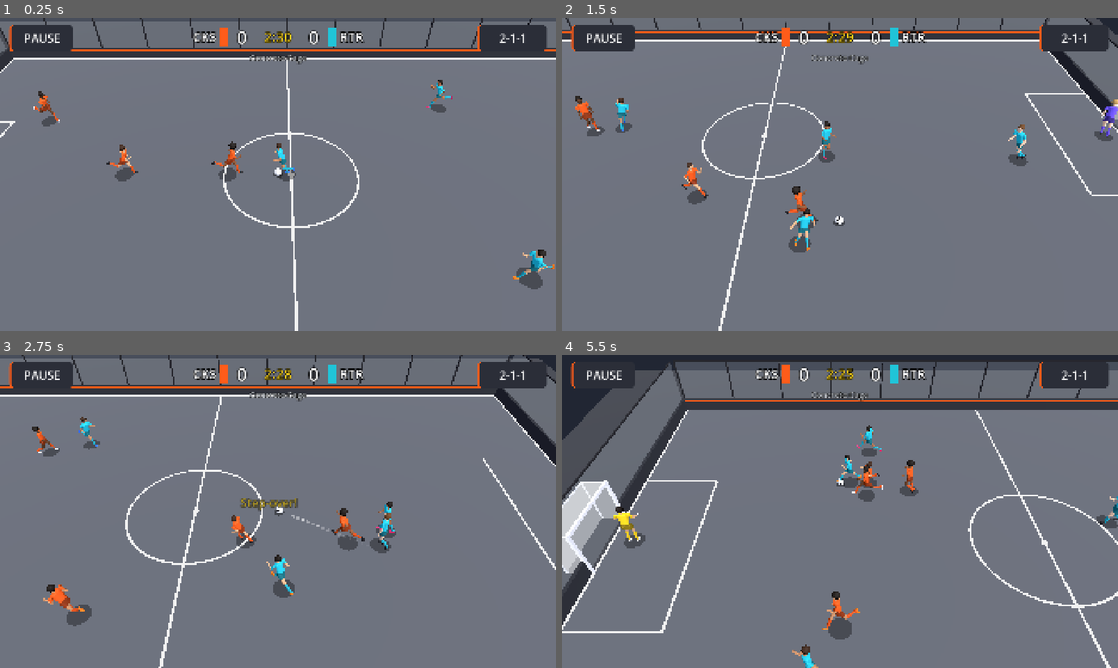
Above: before the commit, frames 1-4 (two rows, left to right).
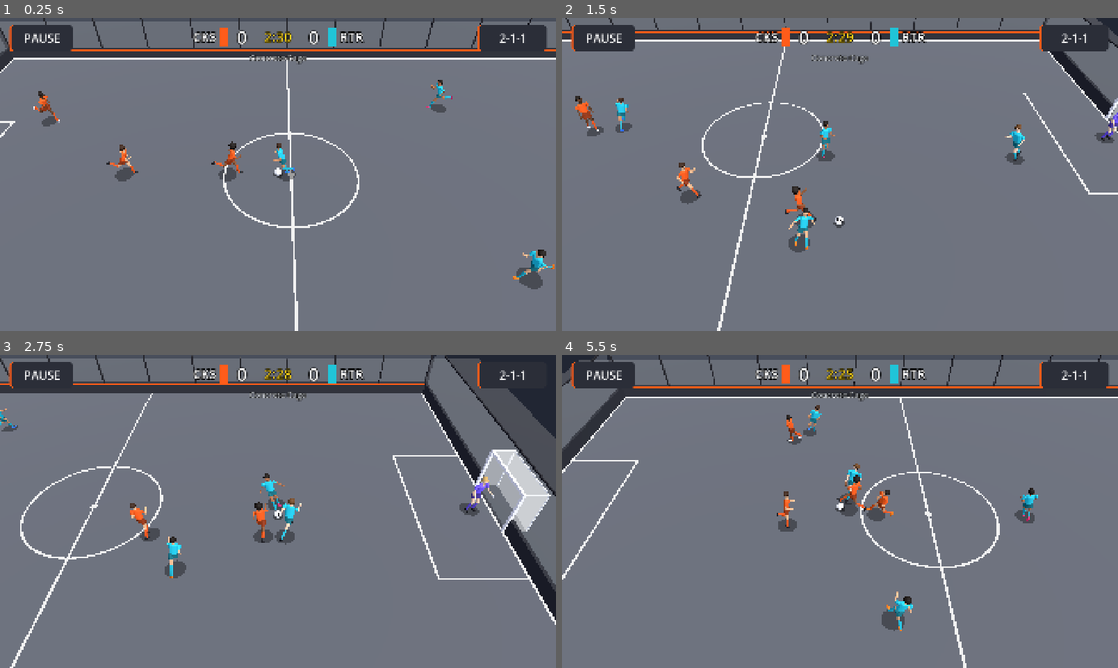
Above: after the commit, the same moments.

Repository: Ytyoussef123/RACING
Game: Godot game, scene res://tests/match_sim_test.tscn
The game is run twice, just before and just after one commit, with the same random seed, the same clock (stepped at 60 frames per second) and the same inputs. This scene is started directly instead of the project's main scene.
Inputs (mouse positions are in pixels of both pictures, inside the frame that each line leads up to):
- Up to frame 1 (0.25 s): no input
- Up to frame 2 (1.5 s): move the mouse to (962, 158) at 0.52 s; hold D 0.53-1.25 s; hold Ctrl 0.53-1.25 s; click (962, 158) at 0.67 s; tap Space at 0.77, 1.07 s; drag from (728, 190) to (812, 237) at 1.27 s
- Up to frame 3 (2.75 s): move the mouse to (333, 442) at 2.02 s; hold D from 2.03 s (still down); hold R from 2.03 s (still down)
- Up to frame 4 (5.5 s): release D at 2.75 s; release R at 2.75 s; drag from (812, 574) to (673, 464) at 2.77 s; move the mouse to (1006, 558) at 3.52 s; hold A 3.53-4.25 s; tap F at 3.6 s; tap Space at 3.77, 4.07 s; drag from (673, 464) to (756, 433) at 4.27 s; move the mouse to (867, 511) at 5.02 s; hold S from 5.03 s (still down); hold Shift from 5.03 s (still down); click (867, 511) at 5.17 s

The runs differ from the first frame. In frame 2, 2.2% of the frame differs, in the area x 0-100%, y 0-100%; in frame 3, 15%; in frame 4, 22%.

Commit message:
Street Football: spacing measured by phase; cover beside a deep carrier
MATCH SPACING now also prints each phase (with the ball, without it, loose
ball) to see where players bunch. With the ball deep in our half, the
cover no longer stands at the carrier's heels: he comes level and moves
across (cover_wide_z). Defensive cover 5 m behind the ball (was 4.5).

Co-Authored-By: Claude Opus 5.5 <noreply@anthropic.com>
Claude-Session: https://claude.ai/code/session_01DzDgJmNS4phE2fFBij9fZM

Diff:
--- a/street-football/data/config/ai.json
+++ b/street-football/data/config/ai.json
@@ -131,7 +131,8 @@
 	"cover_attack_depth": 10.0,
 	"cover_min_frac": 0.15,
 	"cover_z_follow": 0.3,
-	"cover_defend_depth": 4.5,
+	"cover_wide_z": 0.45,
+	"cover_defend_depth": 5.0,
 	"cover_min_goal_distance": 7.0,
 	"spacing_min": 5.0,
 	"spacing_push": 0.7,
--- a/street-football/scripts/ai/attack_roles.gd
+++ b/street-football/scripts/ai/attack_roles.gd
@@ -72,7 +72,7 @@
 	if absf(ball_z) >= Steering.num("forward_side_switch_z", 2.5):
 		brain.forward_side = -signf(ball_z)
 	var forward_spot := AttackShape.forward_spot(team, ctx, brain.forward_side)
-	var cover_spot := AttackShape.cover_spot(team, ctx)
+	var cover_spot := AttackShape.cover_spot(team, ctx, brain.forward_side)
 	brain.support_angle = AttackShape.best_support_angle(carrier, ctx, brain.support_angle, [forward_spot, cover_spot])
 	var spots := [AttackShape.support_spot(carrier, ctx, brain.support_angle), forward_spot, cover_spot]
 	_give_jobs(off, spots)
--- a/street-football/scripts/ai/attack_shape.gd
+++ b/street-football/scripts/ai/attack_shape.gd
@@ -26,7 +26,7 @@
 		elif s.attack_role == AiPlayerState.AttackRole.FORWARD:
 			target = forward_spot(player.team, ctx, brain.forward_side)
 		elif s.attack_role == AiPlayerState.AttackRole.COVER:
-			target = cover_spot(player.team, ctx)
+			target = cover_spot(player.team, ctx, brain.forward_side)
 		else:
 			target = FormationPositions.slot_target(player, ctx, true)
 		target = get_open(target, player.team)
@@ -71,13 +71,20 @@
 	return clamp_to_court(Vector3(team.frac_to_x(frac, court), 0.0, z), court)
 
 
-## Cover: cover_attack_depth behind the ball (not deeper than cover_min_frac), near the middle.
-static func cover_spot(team: Team, ctx: MatchContext) -> Vector3:
+## Cover: cover_attack_depth behind the ball, near the middle. When the ball is too deep for that
+## (cover_min_frac), he comes level with it and moves across to side `side` (cover_wide_z), so the
+## carrier has a square pass instead of a teammate at his heels.
+static func cover_spot(team: Team, ctx: MatchContext, side: float) -> Vector3:
 	var court := ctx.court
-	var frac := team.to_frac(ctx.ball.position.x, court) - Steering.num("cover_attack_depth", 10.0) / court.length
-	frac = maxf(frac, Steering.num("cover_min_frac", 0.15))
-	var z := ctx.ball.position.z * Steering.num("cover_z_follow", 0.3)
-	return clamp_to_court(Vector3(team.frac_to_x(frac, court), 0.0, z), court)
+	var ball := ctx.ball.position
+	var depth := Steering.num("cover_attack_depth", 10.0) / court.length
+	var frac := team.to_frac(ball.x, court) - depth
+	var min_frac := Steering.num("cover_min_frac", 0.15)
+	var z := ball.z * Steering.num("cover_z_follow", 0.3)
+	if frac < min_frac:
+		var wide := side * Steering.num("cover_wide_z", 0.45) * (court.half_width - 1.0)
+		z = lerpf(z, wide, clampf((min_frac - frac) / (depth * 0.5), 0.0, 1.0))
+	return clamp_to_court(Vector3(team.frac_to_x(maxf(frac, min_frac), court), 0.0, z), court)
 
 
 ## Run in behind: run_depth beyond the opponent's last outfield defender (not past
--- a/street-football/tests/match_sim_test.gd
+++ b/street-football/tests/match_sim_test.gd
@@ -19,6 +19,9 @@
 const CLOSE_PAIR := 3.0
 const CROWD_RADIUS := 4.0
 const CROWD_COUNT := 3
+## The same numbers for each side by phase of play: its side has the ball (or its pass is on the
+## way to a teammate), the other side has it, or the ball is loose.
+const PHASES: Array[String] = ["with the ball", "without the ball", "loose ball"]
 const SAFETY_SECONDS_PER_MATCH := 400.0
 
 var _match: Node
@@ -43,6 +46,11 @@
 var _crowd_samples := 0
 var _close_samples := 0
 var _side_samples := 0
+var _phase_sum: Array[float] = [0.0, 0.0, 0.0]
+var _phase_count: Array[int] = [0, 0, 0]
+var _phase_close: Array[int] = [0, 0, 0]
+var _phase_crowd: Array[int] = [0, 0, 0]
+var _phase_sides: Array[int] = [0, 0, 0]
 
 
 func _ready() -> void:
@@ -100,6 +108,11 @@
 
 func _sample_spacing(ctx: MatchContext) -> void:
 	for team in ctx.teams:
+		var phase := 2
+		if _has_ball(team, ctx):
+			phase = 0
+		elif _has_ball(team.opponent, ctx):
+			phase = 1
 		var outfield := team.outfield()
 		var near_ball := 0
 		var close_pair := false
@@ -111,14 +124,28 @@
 			if nearest < INF:
 				_spacing_sum += nearest
 				_spacing_count += 1
+				_phase_sum[phase] += nearest
+				_phase_count[phase] += 1
 				close_pair = close_pair or nearest < CLOSE_PAIR
 			if p.flat_distance_to(ctx.ball.position) < CROWD_RADIUS:
 				near_ball += 1
 		_side_samples += 1
+		_phase_sides[phase] += 1
 		if near_ball >= CROWD_COUNT:
 			_crowd_samples += 1
+			_phase_crowd[phase] += 1
 		if close_pair:
 			_close_samples += 1
+			_phase_close[phase] += 1
+
+
+## The side has the ball, or its pass is on the way to a teammate.
+static func _has_ball(team: Team, ctx: MatchContext) -> bool:
+	var holder := ctx.possession.holder
+	if holder != null:
+		return holder.team == team
+	var target := ctx.possession.pass_target
+	return target != null and target.team == team
 
 
 func _on_full_time(home: int, away: int) -> void:
@@ -151,6 +178,11 @@
 	var sides := maxf(1.0, float(_side_samples))
 	print("MATCH SPACING: %.1f m from each outfielder to his nearest teammate, %.0f %% of the time two teammates closer than %.0f m, %.0f %% of the time 3+ players of a side near the ball"
 		% [_spacing_sum / maxf(1.0, float(_spacing_count)), 100.0 * _close_samples / sides, CLOSE_PAIR, 100.0 * _crowd_samples / sides])
+	for k in range(PHASES.size()):
+		var phase_sides := maxf(1.0, float(_phase_sides[k]))
+		print("MATCH SPACING %s (%.0f %% of the time): %.1f m to the nearest teammate, %.0f %% two closer than %.0f m, %.0f %% 3+ near the ball"
+			% [PHASES[k], 100.0 * _phase_sides[k] / sides, _phase_sum[k] / maxf(1.0, float(_phase_count[k])),
+			100.0 * _phase_close[k] / phase_sides, CLOSE_PAIR, 100.0 * _phase_crowd[k] / phase_sides])
 	_check("every match reaches full time", _all_finished)
 	_check("goals are scored", _total_goals >= MIN_TOTAL_GOALS, "total=%d" % _total_goals)
 	_check("score matches goals", not _score_mismatch)
--- a/street-football/tests/team_ai_test.gd
+++ b/street-football/tests/team_ai_test.gd
@@ -128,8 +128,15 @@
 	var line_x := _home.frac_to_x(AttackShape.last_defender_frac(_home, _ctx), _ctx.court)
 	_check("forward: level with the last defender and wide", absf(forward.x - line_x) < 2.0
 		and absf(forward.z) > 4.0, "spot=%s line=%.2f" % [forward, line_x])
-	var cover := AttackShape.cover_spot(_home, _ctx)
+	var cover := AttackShape.cover_spot(_home, _ctx, _home.brain.forward_side)
 	_check("cover: well behind the ball", cover.x < _ctx.ball.position.x - 6.0, "spot=%s" % cover)
+	# Ball deep in our half: the cover comes level and across, not at the carrier's heels.
+	var deep_ball := _ctx.ball.position
+	_ctx.ball.place(Vector3(-13.0, deep_ball.y, -3.0))
+	var deep := AttackShape.cover_spot(_home, _ctx, 1.0)
+	_ctx.ball.place(deep_ball)
+	_check("cover: with the ball deep he stands across, away from it", Vector2(deep.x + 13.0, deep.z + 3.0).length() > 5.0
+		and deep.z > 2.0, "spot=%s" % deep)
 	var spots: Array[Vector3] = [support, forward, cover]
 	var closest := INF
 	for i in range(spots.size()):
